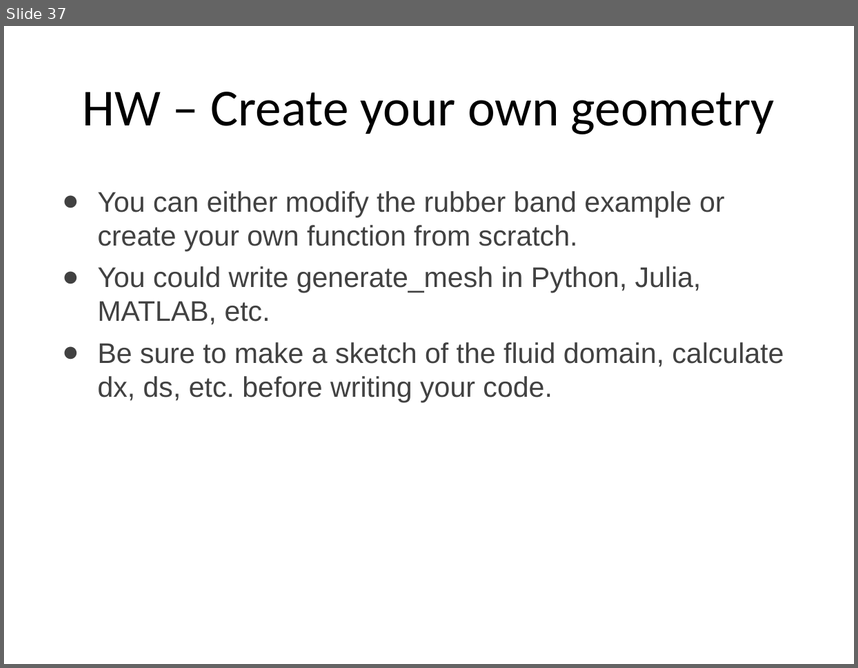
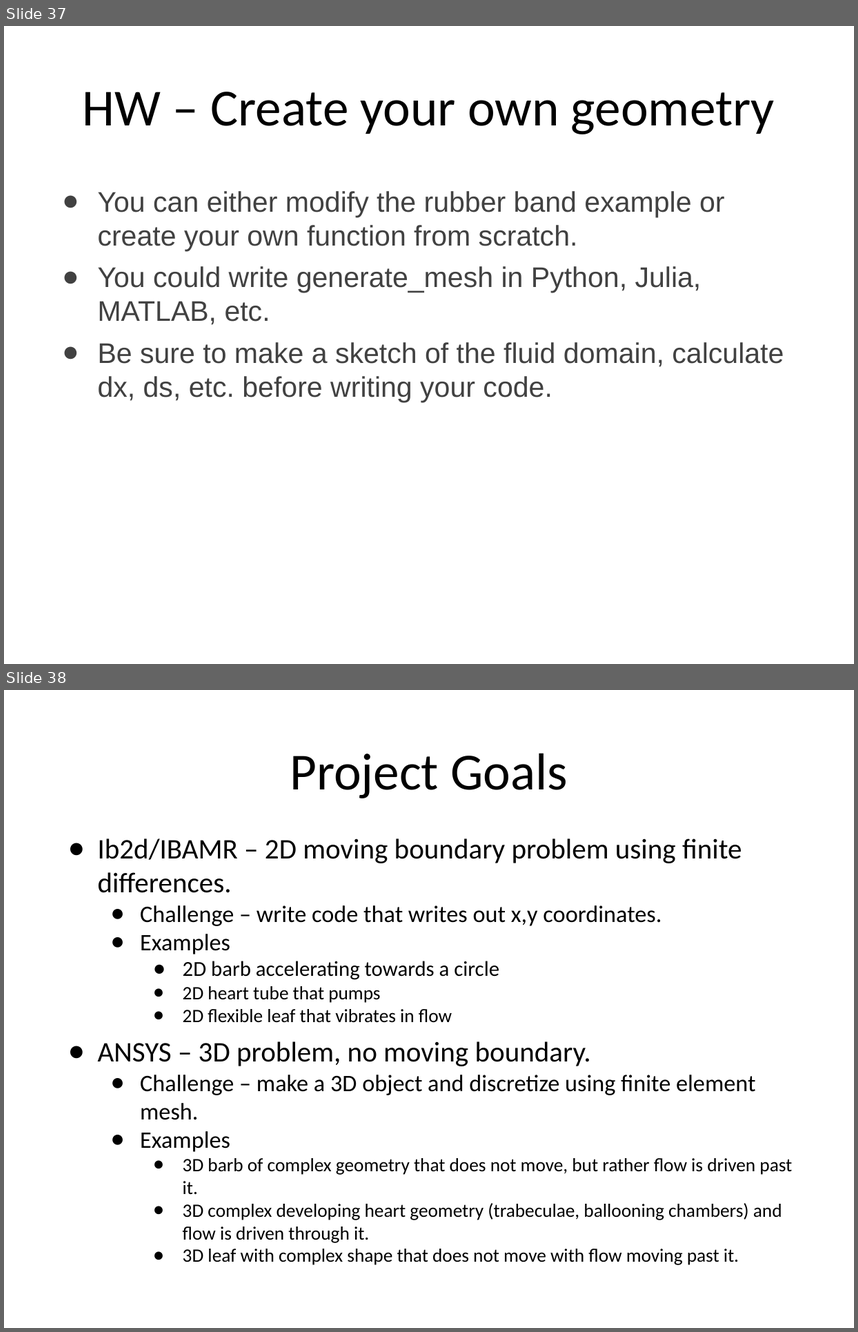
Before and after one commit to fairyflies9/IBAMR-Tutorials, a slide deck: UA Tutorials/Lecture2-InputFiles-Ib2d-IBAMR.pptx. Shown one above the other, each under a label of ours: slide 37 before the commit, slides 37 and 38 after it. The pictures are 858x668 and 858x1332 pixels, drawn with LibreOffice and Linux fonts; fonts in the diff are those of the drawing. Boxes give left, top, right and bottom in pixels: in the first picture for what was removed or moved away, otherwise in the second. Text is boxed around its words. In the diff, an @@ line names an element or a change of style, - is before the commit and + after.

```diff
--- a/UA Tutorials/Lecture2-InputFiles-Ib2d-IBAMR.pptx
+++ b/UA Tutorials/Lecture2-InputFiles-Ib2d-IBAMR.pptx
@@ slide 38 added at [4,690,854,1328], background #FFFFFF @@
@@ title added at [290,753,568,798], 44 pt, text #000000 @@
+Project Goals
@@ text added at [98,838,792,1265], 16 pt, text #000000 @@
+● Ib2d/IBAMR – 2D moving boundary problem using finite differences.
+  ● Challenge – write code that writes out x,y coordinates.
+  ● Examples
+    ● 2D barb accelerating towards a circle
+    ● 2D heart tube that pumps
+    ● 2D flexible leaf that vibrates in flow
+● ANSYS – 3D problem, no moving boundary.
+  ● Challenge – make a 3D object and discretize using finite element mesh.
+  ● Examples
+    ● 3D barb of complex geometry that does not move, but rather flow is driven past it.
+    ● 3D complex developing heart geometry (trabeculae, ballooning chambers) and flow is driven through it.
+    ● 3D leaf with complex shape that does not move with flow moving past it.
```
Also in this commit, not shown: 2 slides changed.
